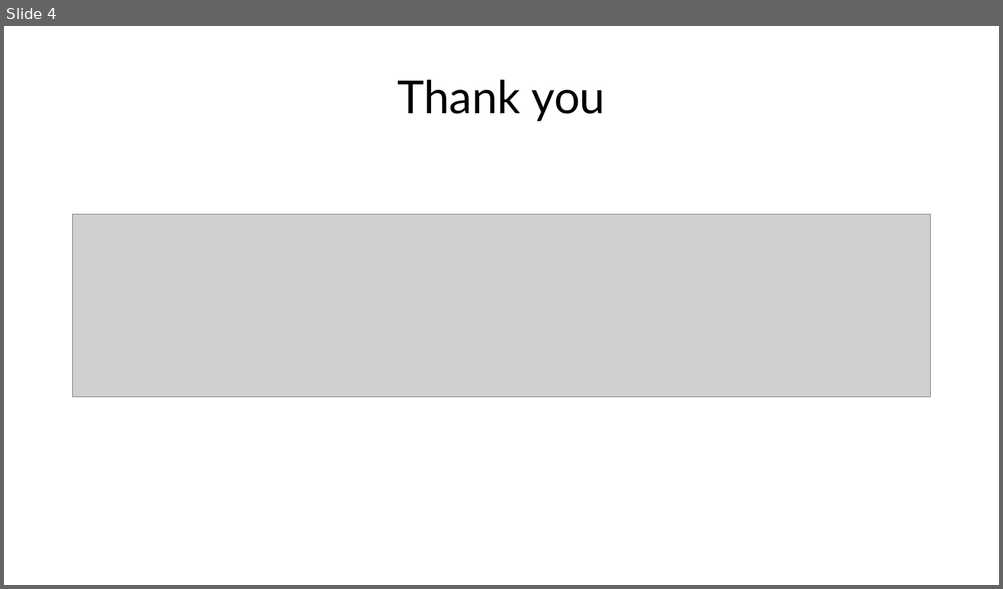
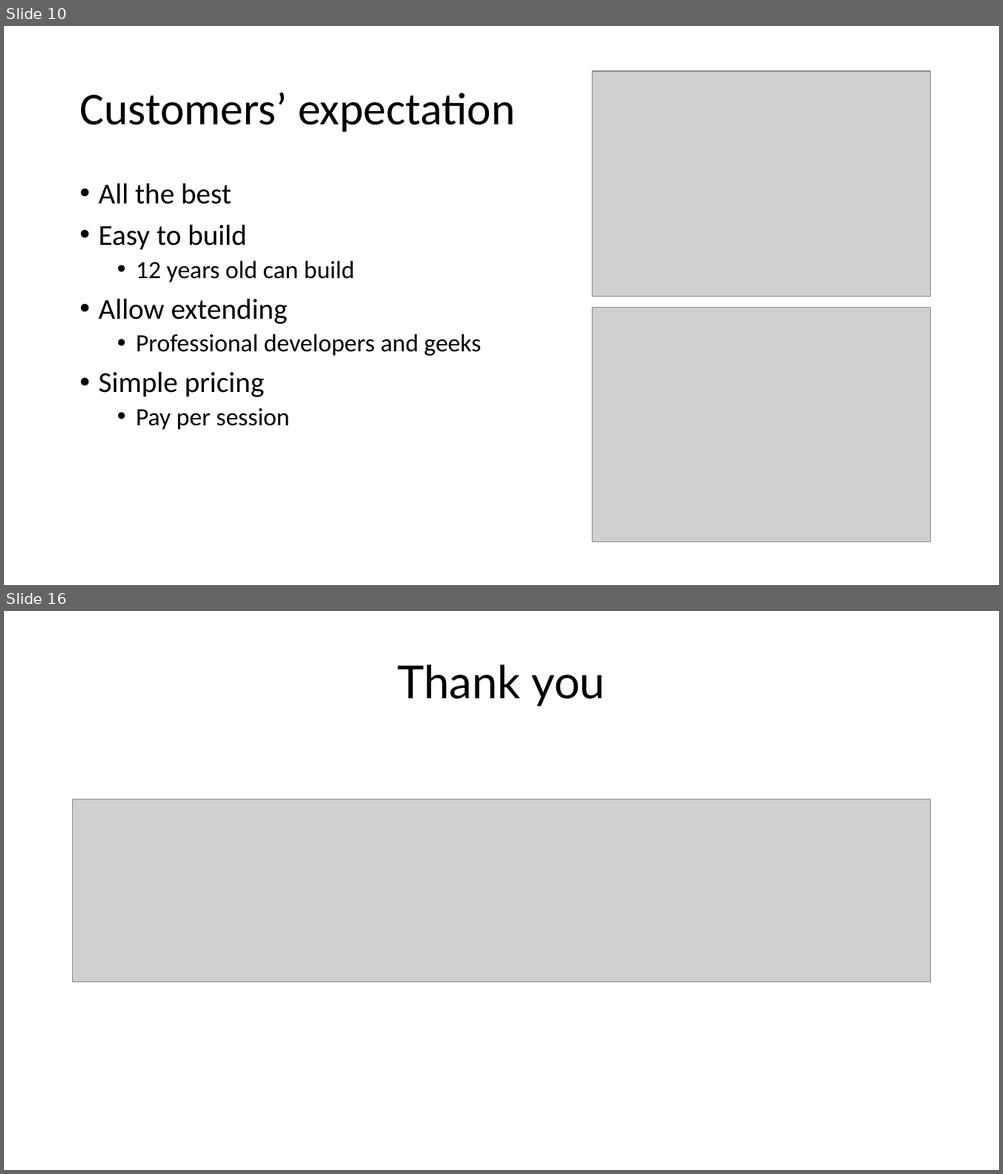
Before and after one commit to ramimounla/GlobalPowerPlatformBootcamp, a slide deck: Slides/Aung Khaing - Serve your customers using power virtual agents - 300 GPPB Wellington.pptx. Shown one above the other, each under a label of ours: slide 4 before the commit, slides 10 and 16 after it; the slides between them are not shown. The pictures are 1003x589 and 1003x1174 pixels, drawn with LibreOffice and Linux fonts; fonts in the diff are those of the drawing; grey boxes stand for pictures; background and template pictures are left out. Boxes give left, top, right and bottom in pixels: in the first picture for what was removed or moved away, otherwise in the second. Text is boxed around its words. In the diff, an @@ line names an element or a change of style, - is before the commit and + after.

```diff
--- a/Slides/Aung Khaing - Serve your customers using power virtual agents - 300 GPPB Wellington.pptx
+++ b/Slides/Aung Khaing - Serve your customers using power virtual agents - 300 GPPB Wellington.pptx
@@ slide 10 added at bbox=[4, 26, 999, 585], background picture (left out) @@
@@ picture added at bbox=[592, 72, 930, 297] @@
@@ title added at bbox=[79, 93, 515, 132], 44 pt, text #000000 @@
+Customers’ expectation
@@ text added at bbox=[99, 183, 481, 430], 24 pt, text #000000 @@
+• All the best
+• Easy to build
+  • 12 years old can build
+• Allow extending
+  • Professional developers and geeks
+• Simple pricing
+  • Pay per session
@@ picture added at bbox=[592, 308, 930, 543] @@
@@ what was slide 4 is now slide 16 @@
```
Also in this commit, not shown: 1 slide changed, 13 other slides added, 2 slides removed.
